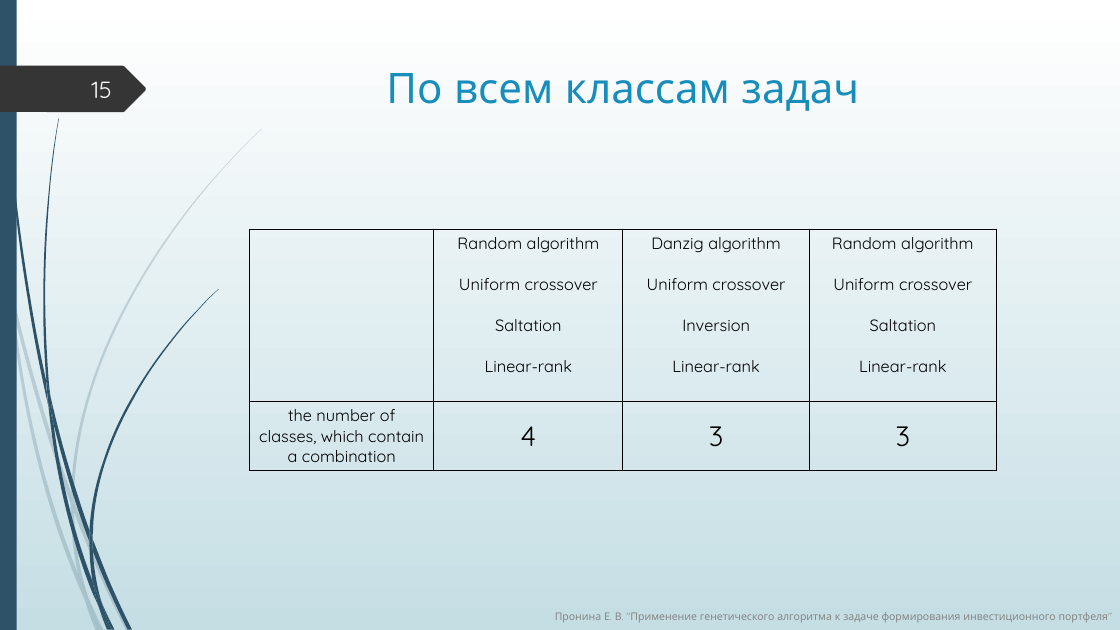
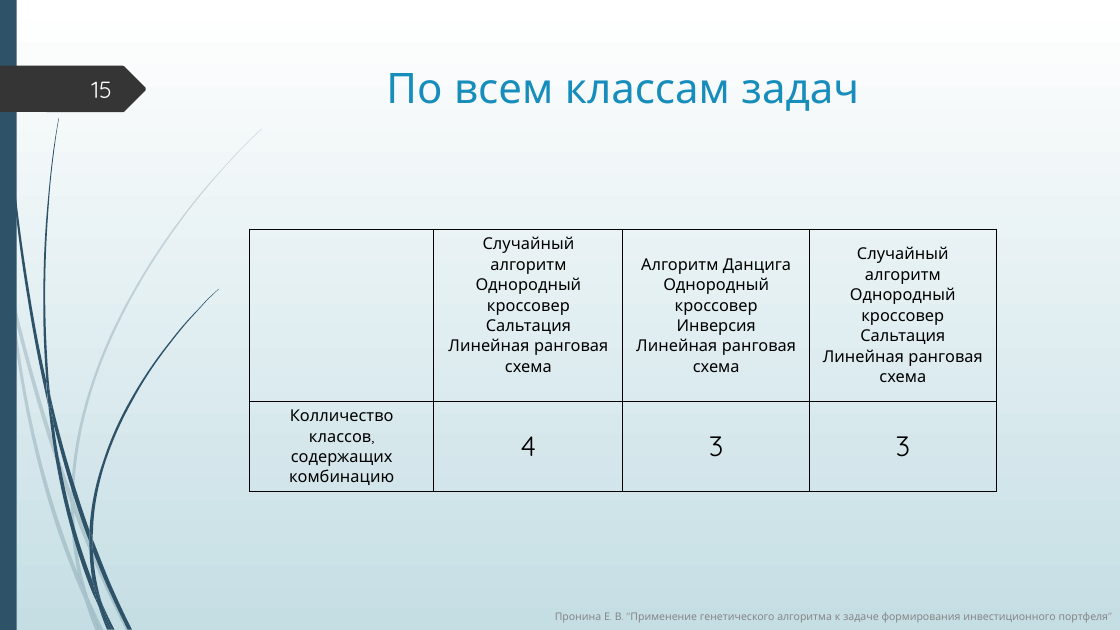
Before and after one commit to ElizJogar/Knapsack-Problems, a slide deck: slide 15 of diploma.pptx. Drawn at 1120x630 pixels with LibreOffice and Linux fonts; fonts in the diff are those of the drawing. Boxes give left, top, right and bottom in pixels: in the first picture for what was removed or moved away, otherwise in the second. Text is boxed around its words. In the diff, an @@ line names an element or a change of style, - is before the commit and + after.

```diff
--- a/diploma.pptx
+++ b/diploma.pptx
@@ table at bbox=[250, 229, 996, 489] @@
-row 1:  | Random algorithm Uniform crossover Saltation Linear-rank | Danzig algorithm Uniform crossover Inversion Linear-rank | Random algorithm Uniform crossover Saltation Linear-rank
+row 1:  | Случайный алгоритм / Однородный кроссовер Сальтация Линейная ранговая схема | Алгоритм Данцига / Однородный кроссовер / Инверсия Линейная ранговая схема | Случайный алгоритм / Однородный кроссовер Сальтация Линейная ранговая схема
-row 2, column 1: the number of classes, which contain a combination
+row 2, column 1: Колличество классов, содержащих комбинацию
```
Also in this commit, not shown: 7 other slides changed, 1 slide added, 1 slide removed, 3 other files.
